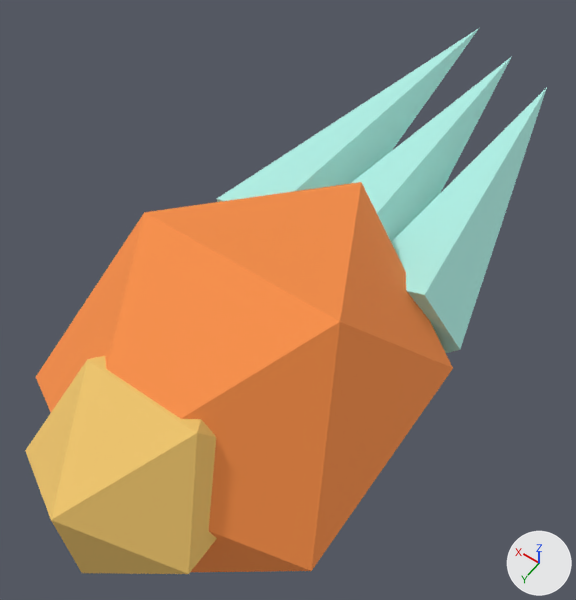
The glTF model public/assets/models/expansion-v1/projectile_flame_orb_v2.glb: old version first, new version second.
Rendered twice from a 50 mm lens placed at (-0.338, 0.517, 0.792), pointed at (0.039, -0.011, -0.037). Lighting does not change. The marker at lower right points along +X, +Y and +Z. The picture after the commit comes second. Where no turn or scale is listed for an object, it has been applied to the vertices. Vertices at exactly the same position are counted once.

Before the edit, the objects in view are built like this:
```python
me_core = bpy.data.meshes.new('core')
me_core.from_pydata(...)  # an icosphere of 20 faces spanning x -0.196..0.196, y -0.108..0.368, z -0.196..0.196
me_core.materials.append(mat_material_0)  # orange #fa9045
me_hot_core = bpy.data.meshes.new('hot_core')
me_hot_core.from_pydata(...)  # an icosphere of 20 faces spanning x -0.111..0.111, y 0.152..0.408, z -0.071..0.151
me_hot_core.materials.append(mat_material_1)  # orange #f1c76c
me_trail_0 = bpy.data.meshes.new('trail_0')
me_trail_0.from_pydata(...)  # 7 vertices, 10 faces; spans x -0.19..-0.045, y -0.52..-0.032, z -0.076..0.076
me_trail_0.materials.append(mat_material_2)  # cyan #afefe5
me_trail_1 = bpy.data.meshes.new('trail_1')
me_trail_1.from_pydata(...)  # 7 vertices, 10 faces; spans x -0.08..0.065, y -0.56..-0.034, z -0.076..0.076
me_trail_1.materials.append(mat_material_2)  # cyan #afefe5
me_trail_2 = bpy.data.meshes.new('trail_2')
me_trail_2.from_pydata([(0.03, -0.035, 0.0), (0.085, -0.044, -0.076), (0.077, -0.6, 0.04), (0.11, -0.04, 0.0), (0.174, -0.047, -0.047), (0.175, -0.04, 0.047), (0.086, -0.033, 0.076)], [], [(0, 1, 2), (3, 1, 0), (1, 4, 2), (3, 4, 1), (4, 5, 2), (3, 5, 4), (5, 6, 2), (3, 6, 5), (6, 0, 2), (3, 0, 6)])
me_trail_2.materials.append(mat_material_2)  # cyan #afefe5
ob_core = bpy.data.objects.new('core', me_core)
ob_core.location = (0.0, 0.0, 0.0)
ob_hot_core = bpy.data.objects.new('hot_core', me_hot_core)
ob_hot_core.location = (0.0, 0.0, 0.0)
ob_trail_0 = bpy.data.objects.new('trail_0', me_trail_0)
ob_trail_0.location = (0.0, 0.0, 0.0)
ob_trail_1 = bpy.data.objects.new('trail_1', me_trail_1)
ob_trail_1.location = (0.0, 0.0, 0.0)
ob_trail_2 = bpy.data.objects.new('trail_2', me_trail_2)
ob_trail_2.location = (0.0, 0.0, 0.0)
```
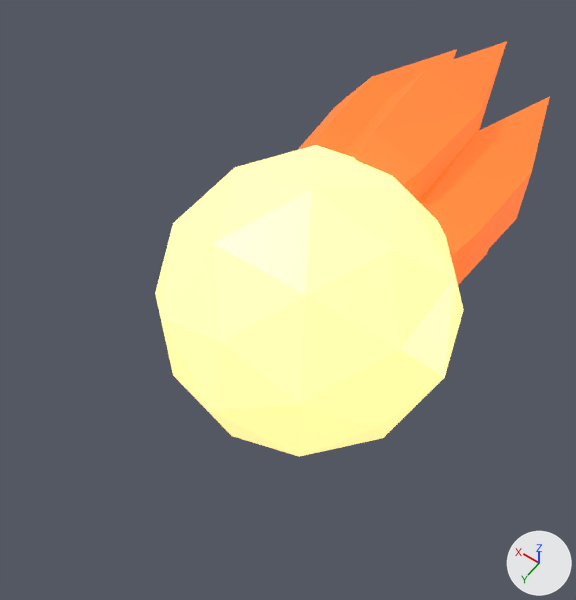
Boxes (x1, y1, x2, y2) around the edits, measured in the pictures (576 x 600 px):
'core', reshaped, rescaled, recoloured (26% narrower, 20% shorter): before (36, 182, 453, 572); after (155, 145, 464, 457)
'hot_core', deleted (orange): before (25, 356, 217, 574)
'trail_0', deleted (cyan): before (391, 88, 547, 353)
'plume_0', added (orange): after (342, 41, 507, 201)
'plume_4', added (orange): after (419, 96, 550, 279)
'trail_2', deleted (cyan): before (217, 28, 479, 202)
'trail_1', deleted (cyan): before (352, 57, 511, 242)
'plume_1', added (orange): after (298, 49, 457, 153)
'plume_3', added (mostly hidden): after (457, 250, 488, 285)

The change, as a diff of the scene's bpy script:
```diff
--- a/public/assets/models/expansion-v1/projectile_flame_orb_v2.glb.py
+++ b/public/assets/models/expansion-v1/projectile_flame_orb_v2.glb.py
@@ mat_fire_light @@
+mat_fire_light = bpy.data.materials.new('fire_light')
+# nodes: BsdfPrincipled, Mix, OutputMaterial, VertexColor
+# colours: yellow #ffe191, mixed with the vertex colours
@@ mat_fire @@
+mat_fire = bpy.data.materials.new('fire')
+# nodes: BsdfPrincipled, Mix, OutputMaterial, VertexColor
+# colours: orange #da6324, orange #ea6b28, mixed with the vertex colours
@@ me_core @@
 # used by ob_core; location = (0.0, 0.0, 0.0)
-me_core.from_pydata(...)  # 12 vertices, 20 faces; spans x -0.196..0.196, y -0.108..0.368, z -0.196..0.196
-me_core.materials.append(mat_material_0)  # orange #fa9045
+me_core.from_pydata(...)  # 42 vertices, 80 faces; spans x -0.19..0.19, y -0.19..0.19, z -0.19..0.19
+# me_core part 1: the whole mesh is rebuilt
+me_core.materials.append(mat_fire_light)
@@ me_plume_4_mesh @@
+me_plume_4_mesh.from_pydata(...)  # 12 vertices, 20 faces; spans x -0.061..0.075, y -0.418..0.13, z -0.071..0.071
+me_plume_4_mesh.materials.append(mat_fire)
@@ me_plume_3_mesh @@
+me_plume_3_mesh.from_pydata(...)  # 12 vertices, 20 faces; spans x -0.064..0.08, y -0.444..0.138, z -0.076..0.076
+me_plume_3_mesh.materials.append(mat_fire)
@@ me_plume_1_mesh @@
+me_plume_1_mesh.from_pydata(...)  # 12 vertices, 20 faces; spans x -0.064..0.08, y -0.444..0.138, z -0.076..0.076
+me_plume_1_mesh.materials.append(mat_fire)
@@ me_plume_0_mesh @@
+me_plume_0_mesh.from_pydata(...)  # 12 vertices, 20 faces; spans x -0.061..0.075, y -0.418..0.13, z -0.071..0.071
+me_plume_0_mesh.materials.append(mat_fire)
@@ ob_core @@
 ob_core.location = (0.0, 0.0, 0.0)
+ob_core.scale = (1.02, 1.02, 1.02)
@@ ob_hot_core @@
-ob_hot_core = bpy.data.objects.new('hot_core', me_hot_core)
-ob_hot_core.location = (0.0, 0.0, 0.0)
@@ ob_trail_0 @@
-ob_trail_0 = bpy.data.objects.new('trail_0', me_trail_0)
-ob_trail_0.location = (0.0, 0.0, 0.0)
@@ ob_trail_1 @@
-ob_trail_1 = bpy.data.objects.new('trail_1', me_trail_1)
-ob_trail_1.location = (0.0, 0.0, 0.0)
@@ ob_trail_2 @@
-ob_trail_2 = bpy.data.objects.new('trail_2', me_trail_2)
-ob_trail_2.location = (0.0, 0.0, 0.0)
@@ ob_plume_4 @@
+ob_plume_4 = bpy.data.objects.new('plume_4', me_plume_4_mesh)
+ob_plume_4.location = (-0.086, -0.1, 0.028)
@@ ob_plume_3 @@
+ob_plume_3 = bpy.data.objects.new('plume_3', me_plume_3_mesh)
+ob_plume_3.location = (-0.053, -0.1, -0.073)
@@ ob_plume_1 @@
+ob_plume_1 = bpy.data.objects.new('plume_1', me_plume_1_mesh)
+ob_plume_1.location = (0.086, -0.1, 0.028)
@@ ob_plume_0 @@
+ob_plume_0 = bpy.data.objects.new('plume_0', me_plume_0_mesh)
+ob_plume_0.location = (0.0, -0.1, 0.09)
```
